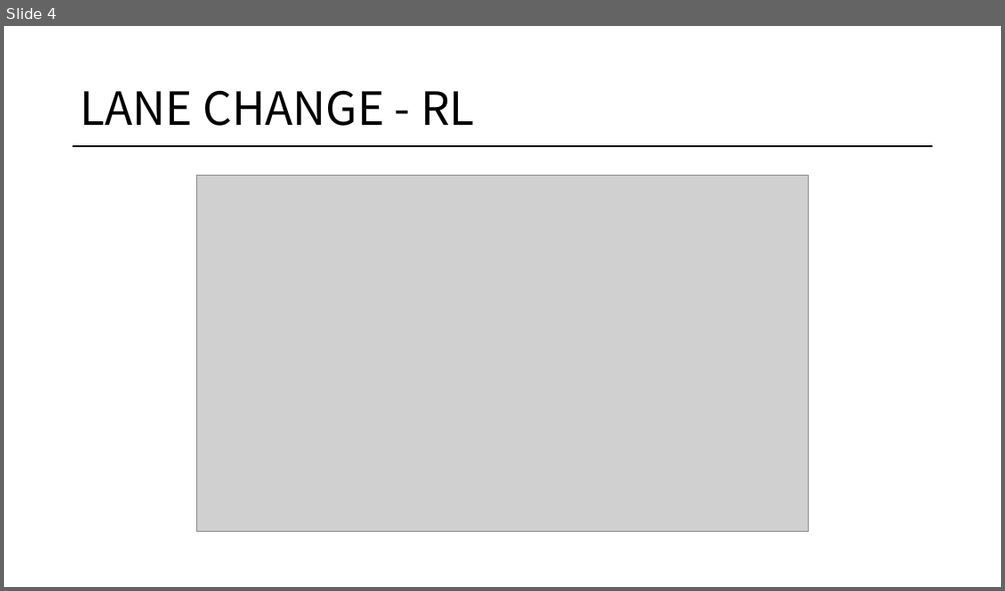
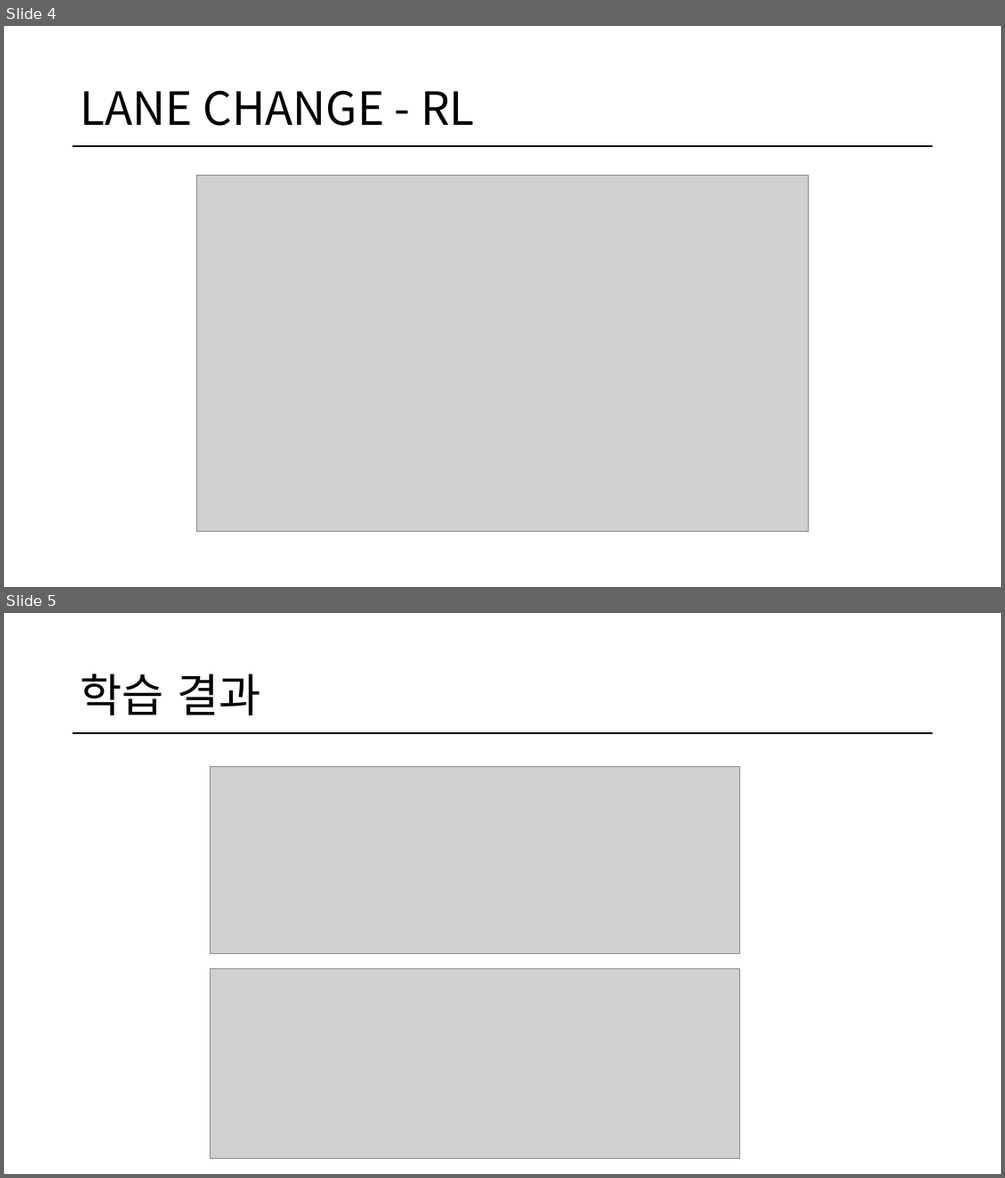
Before and after one commit to HAN2496/CarMakerResults, a slide deck: 1108Report/1108Report.pptx. Shown one above the other, each under a label of ours: slide 4 before the commit, slides 4 and 5 after it. The pictures are 1005x591 and 1005x1178 pixels, drawn with LibreOffice and Linux fonts; fonts in the diff are those of the drawing; grey boxes stand for pictures. Boxes give left, top, right and bottom in pixels: in the first picture for what was removed or moved away, otherwise in the second. Text is boxed around its words. In the diff, an @@ line names an element or a change of style, - is before the commit and + after.

```diff
--- a/1108Report/1108Report.pptx
+++ b/1108Report/1108Report.pptx
@@ slide 5 added at box(4, 613, 1001, 1174), background #FFFFFF; not listed: 1 template element that a slide beside it also shows @@
@@ title added at box(80, 674, 260, 715), 44 pt, text #000000 @@
+학습 결과
@@ picture added at box(210, 766, 740, 952) @@
@@ picture added at box(210, 968, 740, 1159) @@
```
Also in this commit, not shown: 2 slides changed, 2 other slides added, 1 other file.
